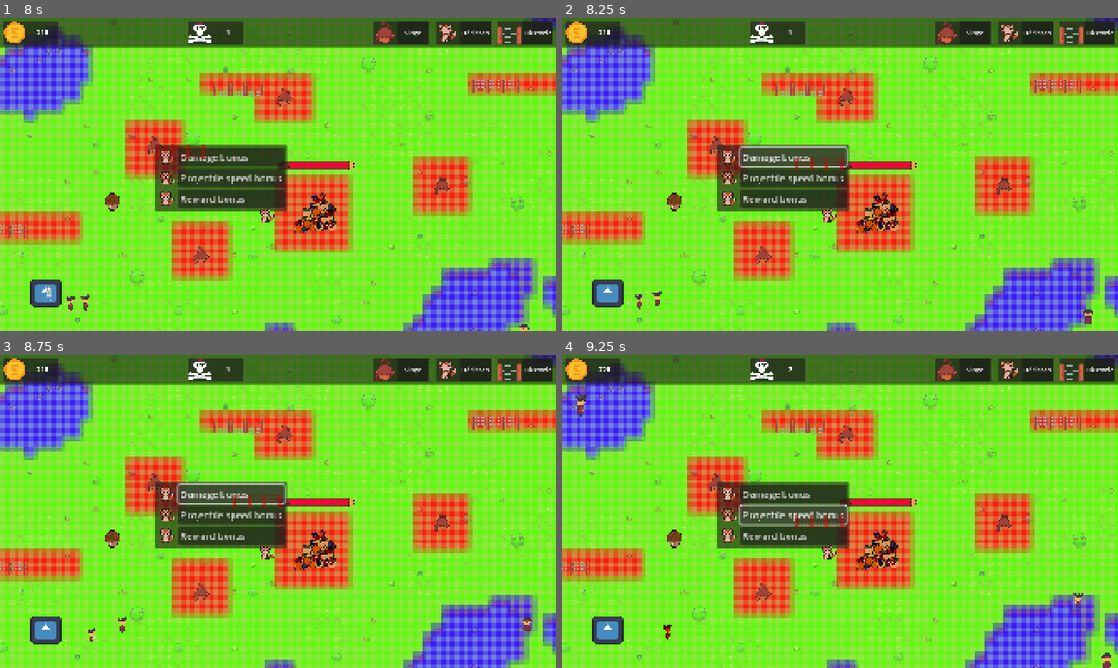
Above: before the commit, frames 1-4 (two rows, left to right).
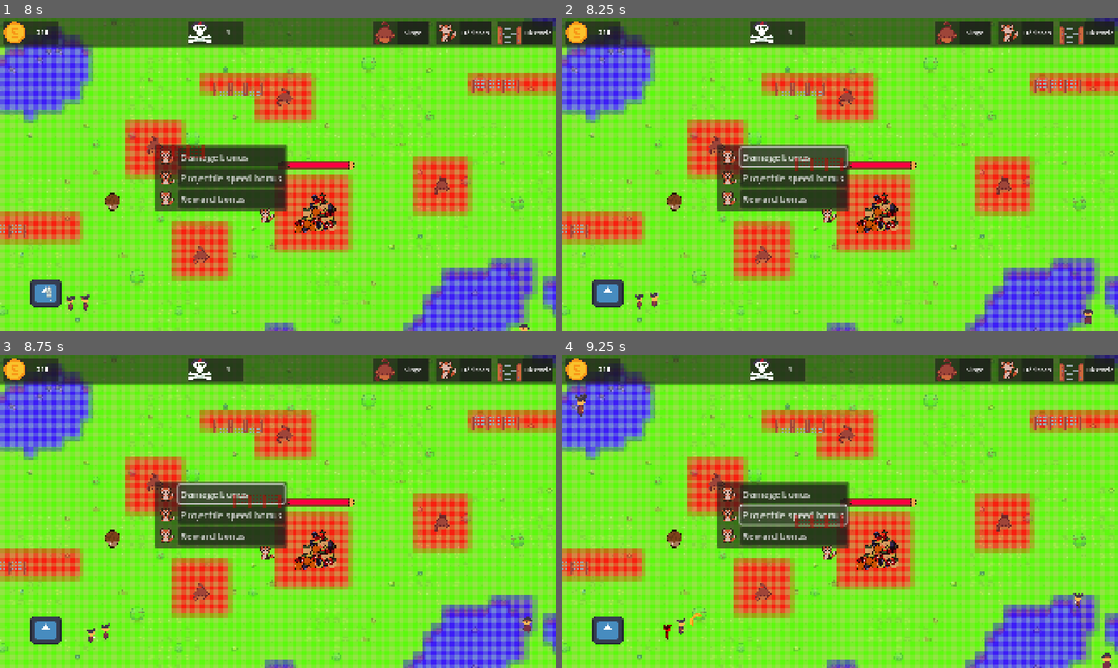
Above: after the commit, the same moments.

Repository: CreaJeu/PirateTowerDefense
Game: Godot game, scene res://scenes/main.tscn
The game is run twice, just before and just after one commit, with the same random seed, the same clock (stepped at 60 frames per second) and the same inputs. The engine's default icon, where the game draws it, is replaced by a stand-in: a white triangle on a blue panel in a dark square.
Inputs (mouse positions are in pixels of both pictures, inside the frame that each line leads up to):
- Up to frame 1 (8 s): click "Singe" at 0.5 s; click "Hérisson" at 1.25 s; click "Obstacle" at 2 s; click "Singe" at 2.75 s; click "Hérisson" at 3.5 s; click "Obstacle" at 4.25 s; click "Singe" at 5 s; click "Hérisson" at 5.75 s; click "Obstacle" at 6.5 s; click (155, 146) at 7.27 s
- Up to frame 2 (8.25 s): click "Damage bonus" at 8 s
- Up to frame 3 (8.75 s): no input
- Up to frame 4 (9.25 s): click "Projectile speed bonus" at 8.75 s

Frame 1 is identical in both runs. In frame 2, less than 0.1% of the frame differs, in the area x 14-18%, y 87-93%; in frame 3, 0.1%; in frame 4, 0.1%, in the area x 7-42%, y 3-91%.

Commit message:
slow timer

Diff:
--- a/scenes/enemy.tscn
+++ b/scenes/enemy.tscn
@@ -97,11 +97,6 @@
 
 [node name="Enemy" type="CharacterBody2D"]
 script = ExtResource("1_4gyqm")
-initial_speed = null
-speed = null
-damage = null
-money_on_death = null
-health = null
 
 [node name="NavigationAgent2D" type="NavigationAgent2D" parent="."]
 
@@ -124,5 +119,3 @@
 
 [node name="SlowTimer" type="Timer" parent="."]
 wait_time = 2.0
-
-[connection signal="timeout" from="SlowTimer" to="." method="_on_slow_timer_timeout"]
--- a/scripts/enemy.gd
+++ b/scripts/enemy.gd
@@ -33,7 +33,6 @@
 	attack_range.body_entered.connect(_on_attack_range_body_entered)
 	attack_range.body_exited.connect(_on_attack_range_body_exited)
 	attack_timer.timeout.connect(_on_attack_timer_timeout)
-	slow_timer.timeout.connect(_on_slow_timer_timeout)
 	$AnimatedSprite2D.play("down")
 	is_ready = true
 
